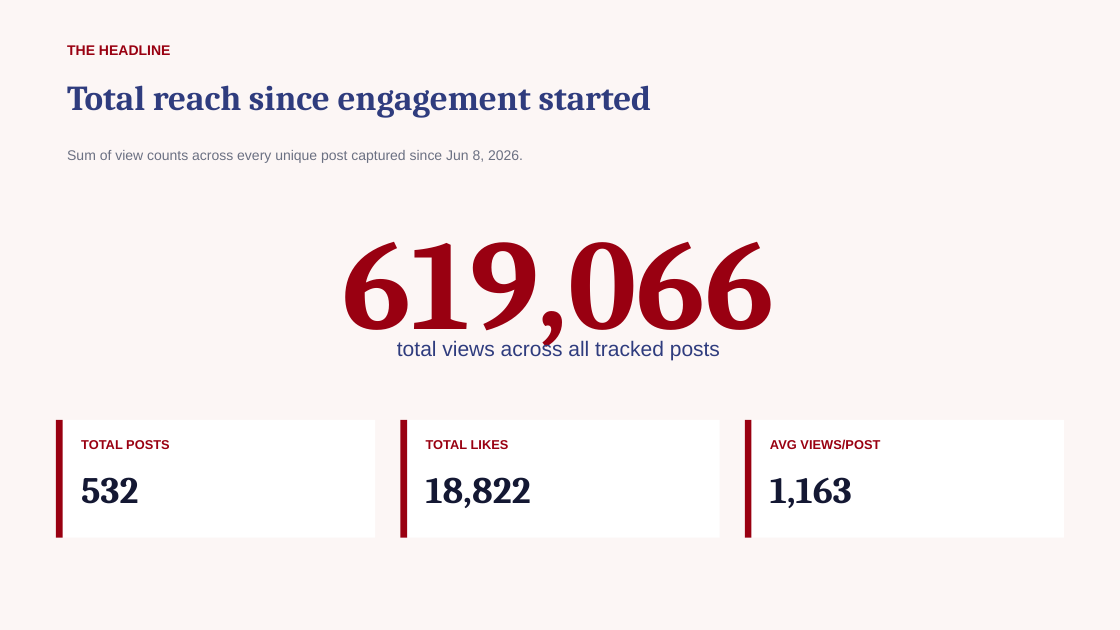
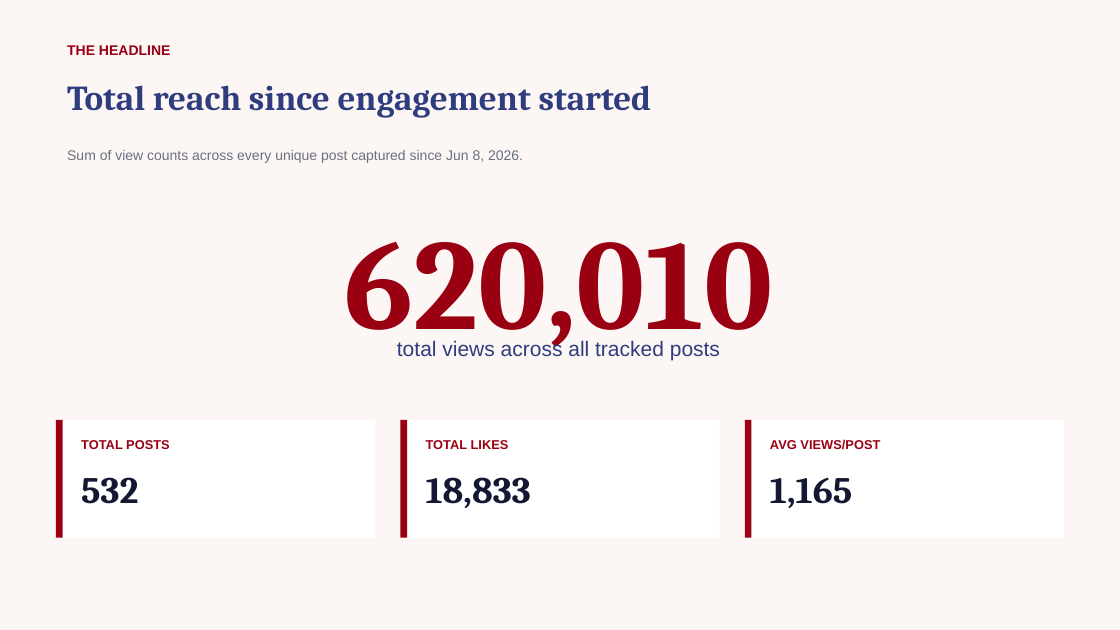
Before and after one commit to zvmmer/talking-downey-kpis, a slide deck: slide 2 of OVERALL_REPORT.pptx. Drawn at 1120x630 pixels with LibreOffice and Linux fonts; fonts in the diff are those of the drawing. Boxes give left, top, right and bottom in pixels: in the first picture for what was removed or moved away, otherwise in the second. Text is boxed around its words. In the diff, an @@ line names an element or a change of style, - is before the commit and + after.

```diff
--- a/OVERALL_REPORT.pptx
+++ b/OVERALL_REPORT.pptx
@@ text at [345, 242, 773, 357]: text changed @@
-619,066
+620,010
@@ text at [426, 477, 531, 508]: text changed @@
-18,822
+18,833
@@ text at [770, 477, 852, 508]: text changed @@
-1,163
+1,165
```
Also in this commit, not shown: 4 other slides changed, 5 other files.
